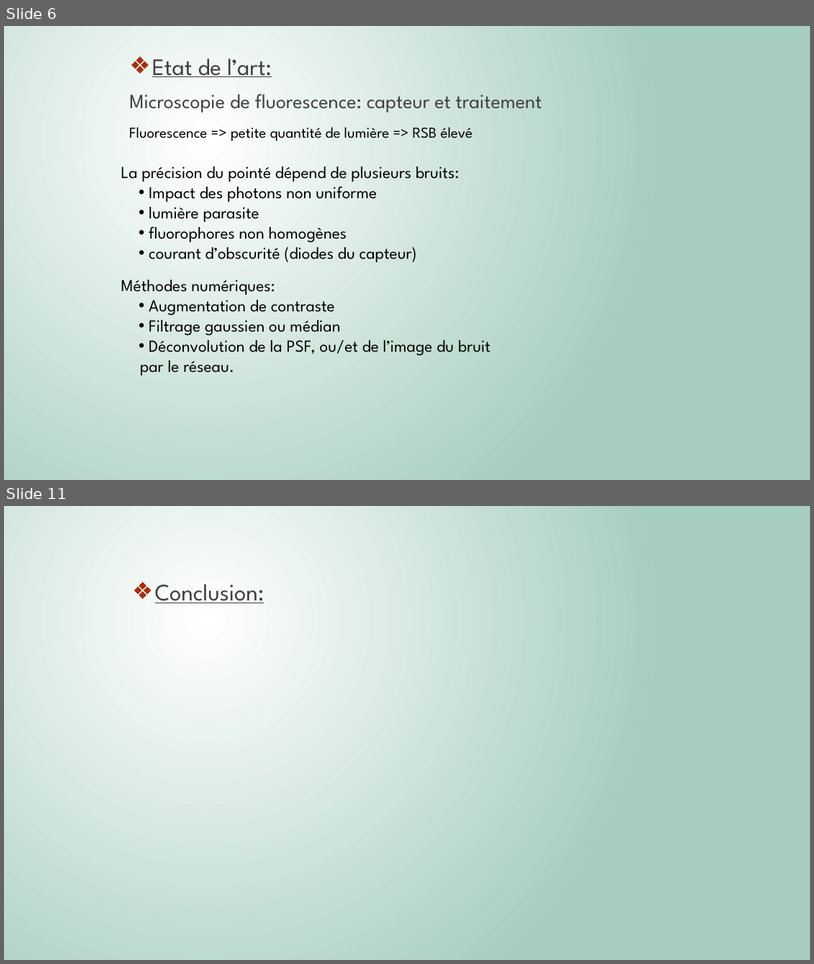
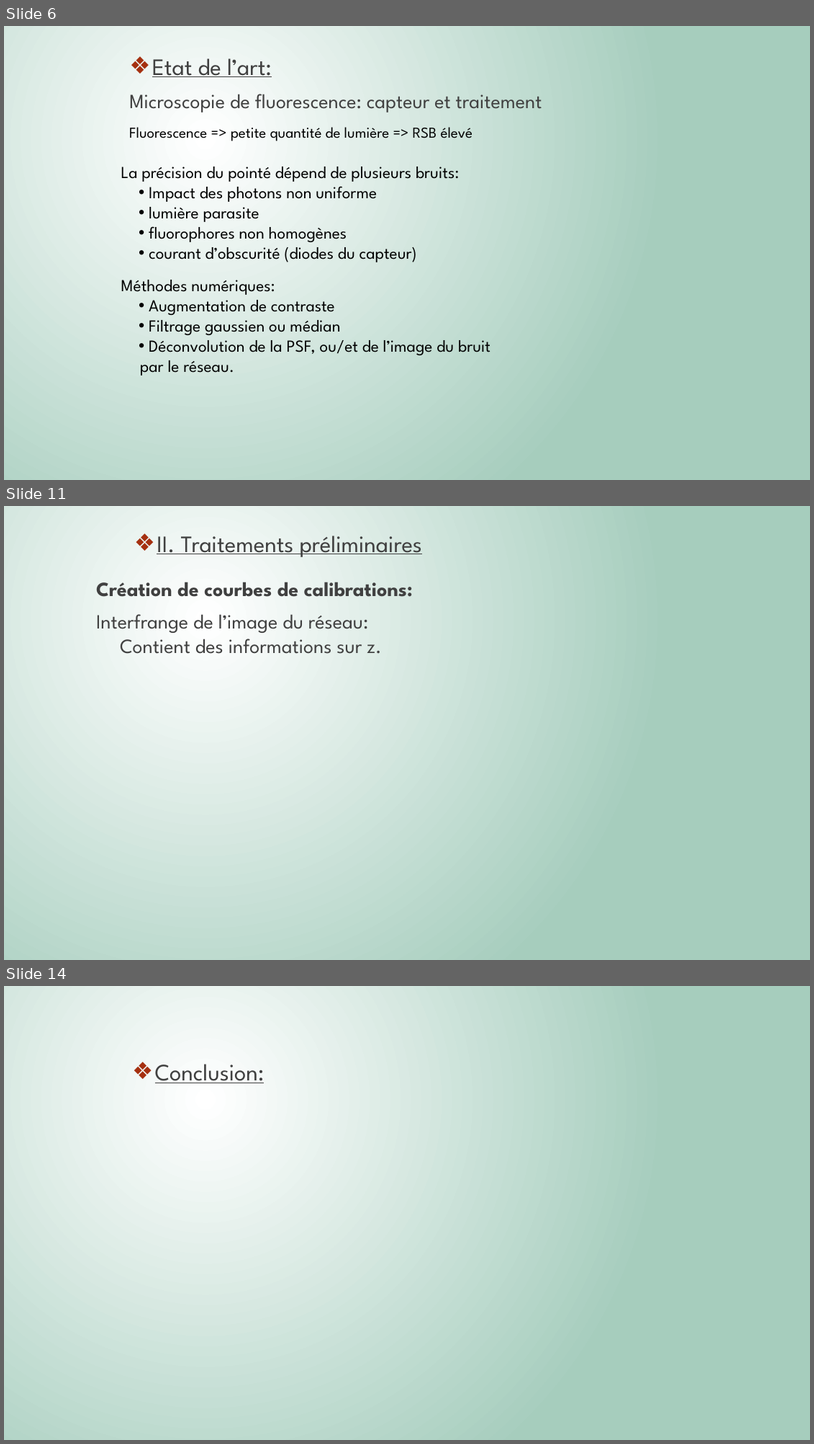
Before and after one commit to Killian-Herveau/PIMS, a slide deck: Pres_Avril/PresentationPIMSAvril.pptx. Shown one above the other, each under a label of ours: slides 6 and 11 before the commit, slides 6, 11 and 14 after it; the slides between them are not shown. The pictures are 814x964 and 814x1444 pixels, drawn with LibreOffice and Linux fonts; fonts in the diff are those of the drawing. Boxes give left, top, right and bottom in pixels: in the first picture for what was removed or moved away, otherwise in the second. Text is boxed around its words. In the diff, an @@ line names an element or a change of style, - is before the commit and + after.

```diff
--- a/Pres_Avril/PresentationPIMSAvril.pptx
+++ b/Pres_Avril/PresentationPIMSAvril.pptx
@@ slide 11 added at [4,506,810,960], background gradient #FFFFFF to #A6CDBD @@
@@ text added at [157,536,422,557], 28 pt, text #404040, underline @@
+❖ II. Traitements préliminaires
@@ text added at [96,582,413,654], 24 pt, text #404040 @@
+Création de courbes de calibrations:
+Interfrange de l’image du réseau:
+Contient des informations sur z.
@@ what was slide 11 is now slide 14 @@
```
Also in this commit, not shown: 2 slides changed, 5 other slides added, 3 slides removed, 7 other files.
